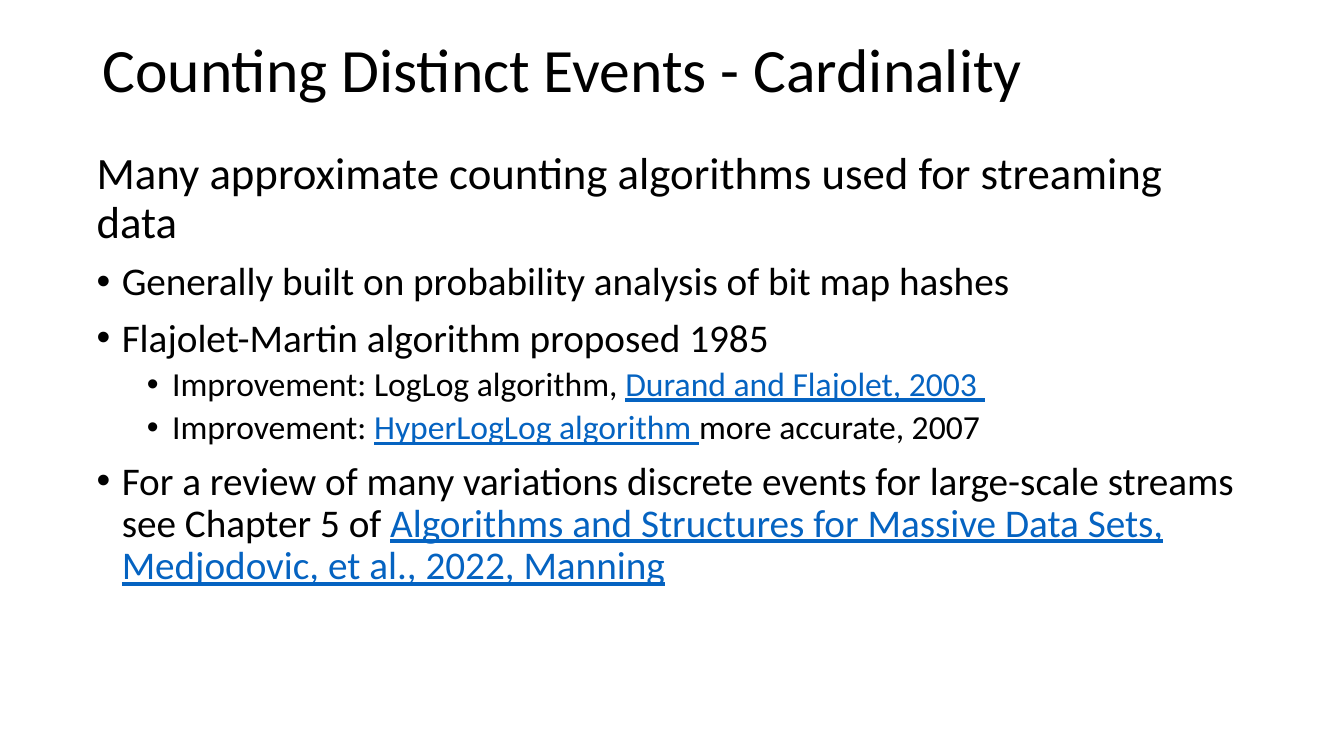
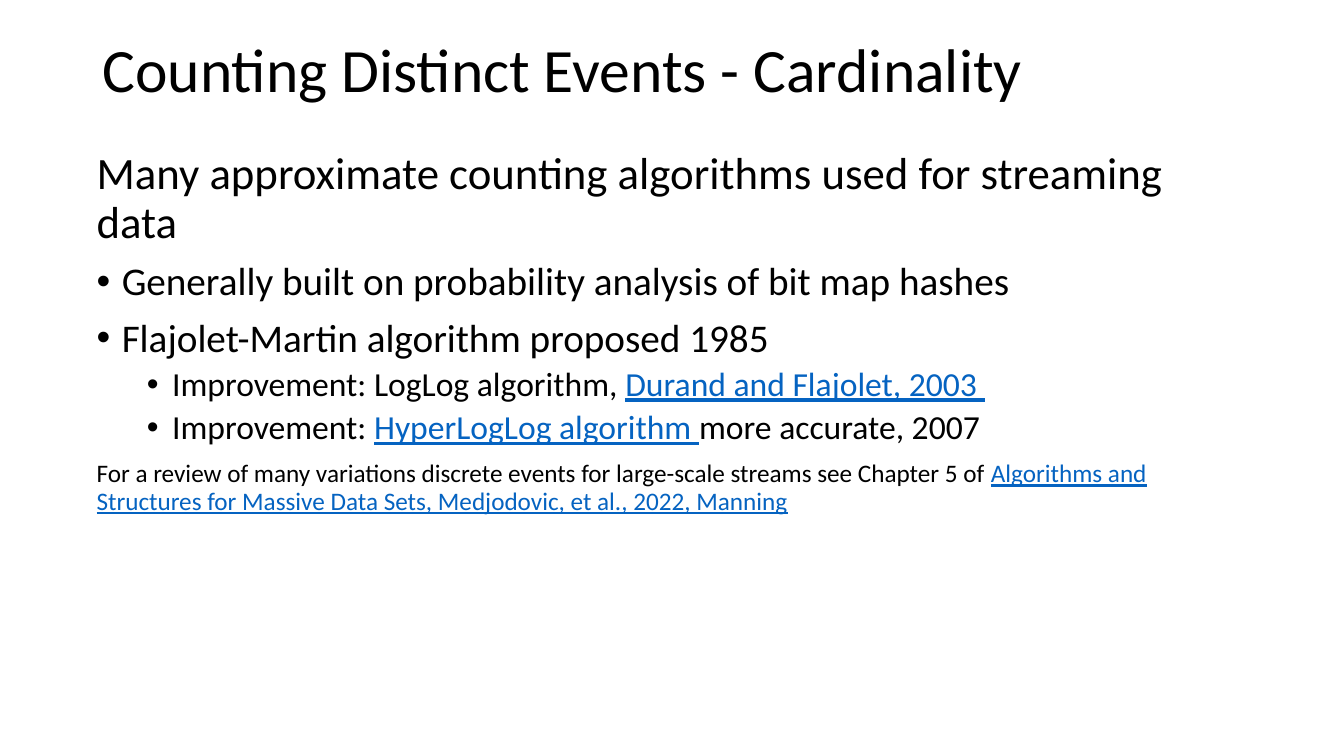
Before and after one commit to StephenElston/CSCI-E-108, a slide deck: slide 61 of slides/3_StreamingAnalytics.pptx (slide 62 before the commit). Drawn at 1344x756 pixels with LibreOffice and Linux fonts; fonts in the diff are those of the drawing. Boxes give left, top, right and bottom in pixels: in the first picture for what was removed or moved away, otherwise in the second. Text is boxed around its words. In the diff, an @@ line names an element or a change of style, - is before the commit and + after.

```diff
--- a/slides/3_StreamingAnalytics.pptx
+++ b/slides/3_StreamingAnalytics.pptx
@@ text at (97,464,1147,515): size 28 to 18 pt in "For a review of many variations discrete ..."; bullet • to none @@
```
Also in this commit, not shown: 9 other slides changed, 1 slide removed.
